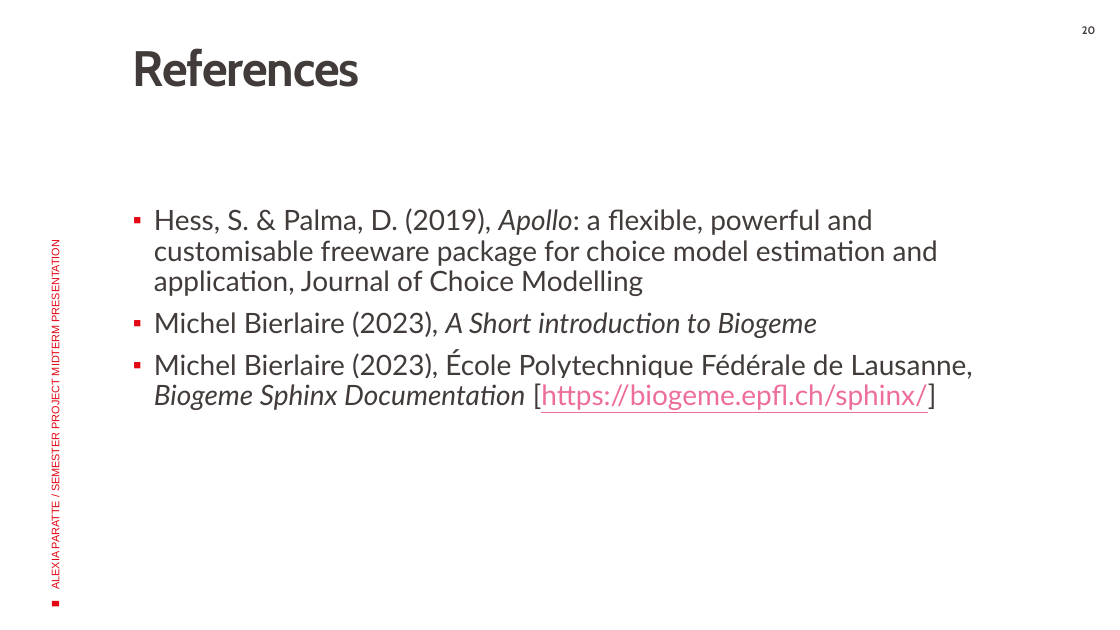
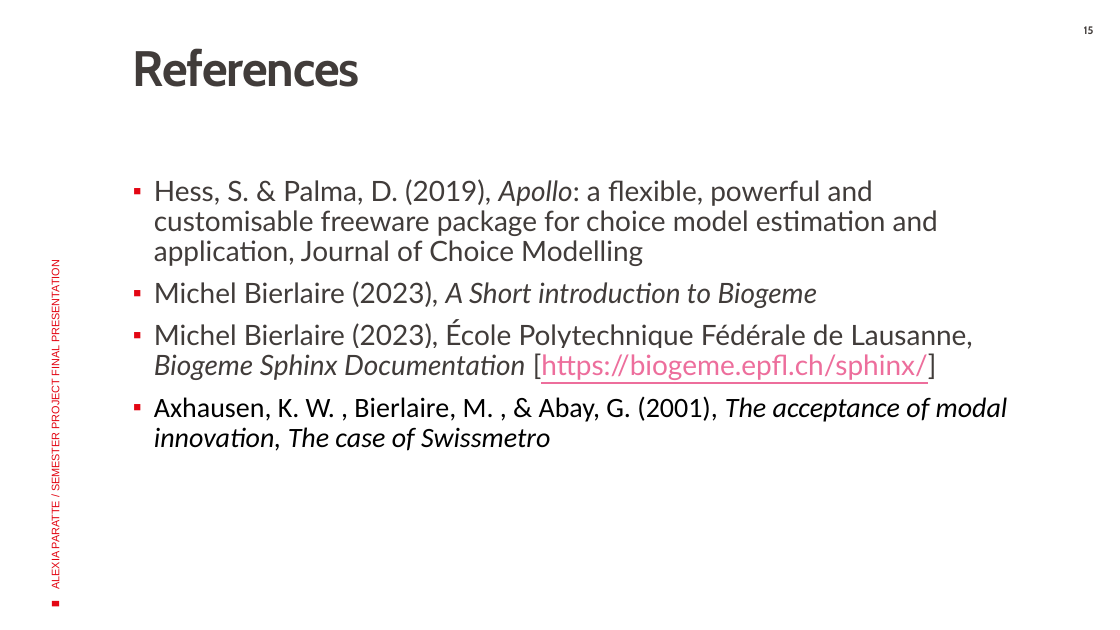
Before and after one commit to araccoon22/Semester-project, a slide deck: slide 15 of Documentation/Reports/Final Presentation - Semester project.pptx (slide 20 before the commit). Drawn at 1120x630 pixels with LibreOffice and Linux fonts; fonts in the diff are those of the drawing; background and template pictures are left out. Boxes give left, top, right and bottom in pixels: in the first picture for what was removed or moved away, otherwise in the second. Text is boxed around its words. In the diff, an @@ line names an element or a change of style, - is before the commit and + after.

```diff
--- a/Documentation/Reports/Final Presentation - Semester project.pptx
+++ b/Documentation/Reports/Final Presentation - Semester project.pptx
@@ page number at (1084, 26, 1094, 34): text changed @@
-20
+15
@@ text "Hess, S. & Palma, D. ...": place and size @@
-text "Hess, S. & Palma, D. ..." at (154, 208, 973, 410)
+text "Hess, S. & Palma, D. ..." at (154, 179, 1008, 451)
@@ text at (50, 268, 62, 589): text changed @@
-ALEXIA PARATTE / SEMESTER PROJECT MIDTERM PRESENTATION
+ALEXIA PARATTE / SEMESTER PROJECT FINAL PRESENTATION
@@ text at (154, 396, 1008, 451): paragraph added @@
+▪ Axhausen, K. W. , Bierlaire, M. , & Abay, G. (2001), The acceptance of modal innovation, The case of Swissmetro
```
Also in this commit, not shown: 13 other slides changed, 1 slide added, 6 slides removed, 2 other files.
